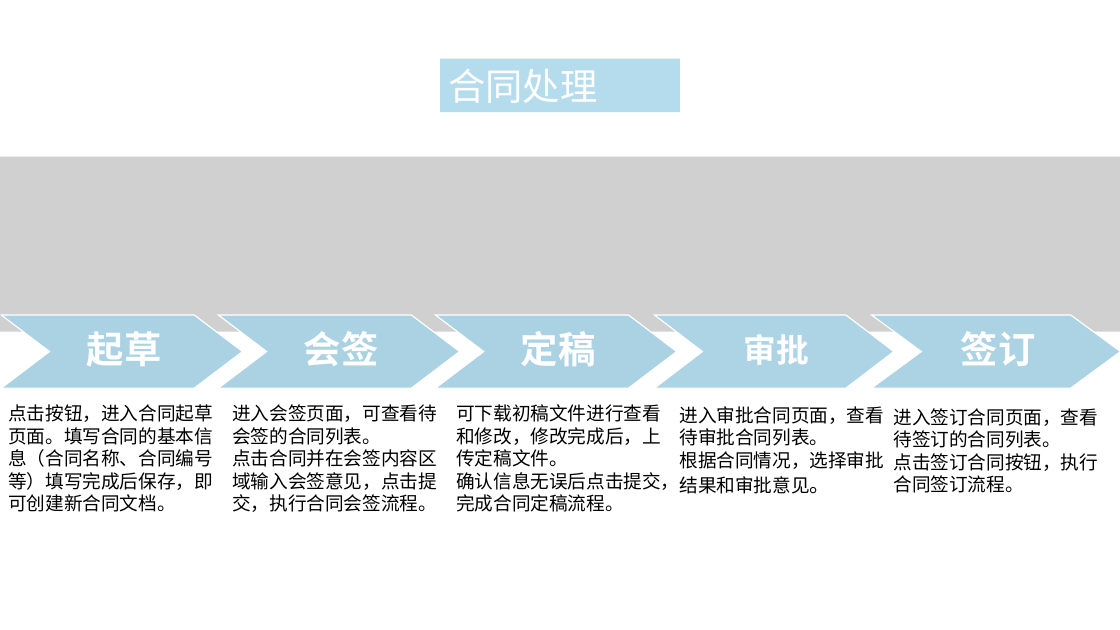
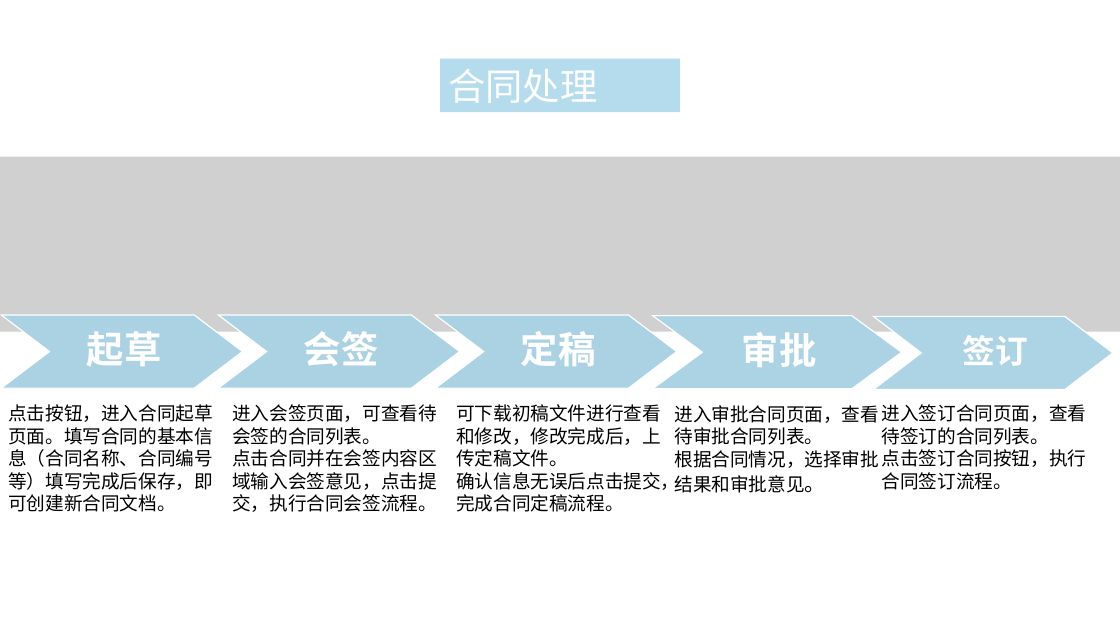
Before and after one commit to NorthOuterTowner/contract, a slide deck: slide 7 of 项目报告/合同管理系统ppt.pptx (slide 8 before the commit). Drawn at 1120x630 pixels with LibreOffice and Linux fonts; fonts in the diff are those of the drawing; grey boxes stand for pictures. Boxes give left, top, right and bottom in pixels: in the first picture for what was removed or moved away, otherwise in the second. Text is boxed around its words. In the diff, an @@ line names an element or a change of style, - is before the commit and + after.

```diff
--- a/项目报告/合同管理系统ppt.pptx
+++ b/项目报告/合同管理系统ppt.pptx
@@ freeform shape "审批": place and size @@
-freeform shape "审批" at bbox=[655, 315, 894, 388]
+freeform shape "审批" at bbox=[653, 316, 902, 389]
@@ freeform shape "审批" at bbox=[653, 316, 902, 389]: size 28 to 32 pt; more space between paragraphs; fill #ADD4E5 to #ACD3E4 @@
@@ freeform shape "签订": place and size @@
-freeform shape "签订" at bbox=[872, 315, 1120, 388]
+freeform shape "签订" at bbox=[874, 317, 1113, 390]
@@ freeform shape "签订" at bbox=[874, 317, 1113, 390]: size 32 to 28 pt; less space between paragraphs; fill #ACD3E4 to #ADD4E5 @@
@@ text "进入审批合同页面，查看待审批合同列表。": place and size @@
-text "进入审批合同页面，查看待审批合同列表。" at bbox=[680, 406, 885, 494]
+text "进入审批合同页面，查看待审批合同列表。" at bbox=[674, 405, 879, 493]
@@ text "进入签订合同页面，查看待签订的合同列表。": place and size @@
-text "进入签订合同页面，查看待签订的合同列表。" at bbox=[893, 408, 1098, 493]
+text "进入签订合同页面，查看待签订的合同列表。" at bbox=[882, 404, 1087, 490]
```
Also in this commit, not shown: 1 other slide changed, 1 slide added, 1 slide removed, 5 other files.
